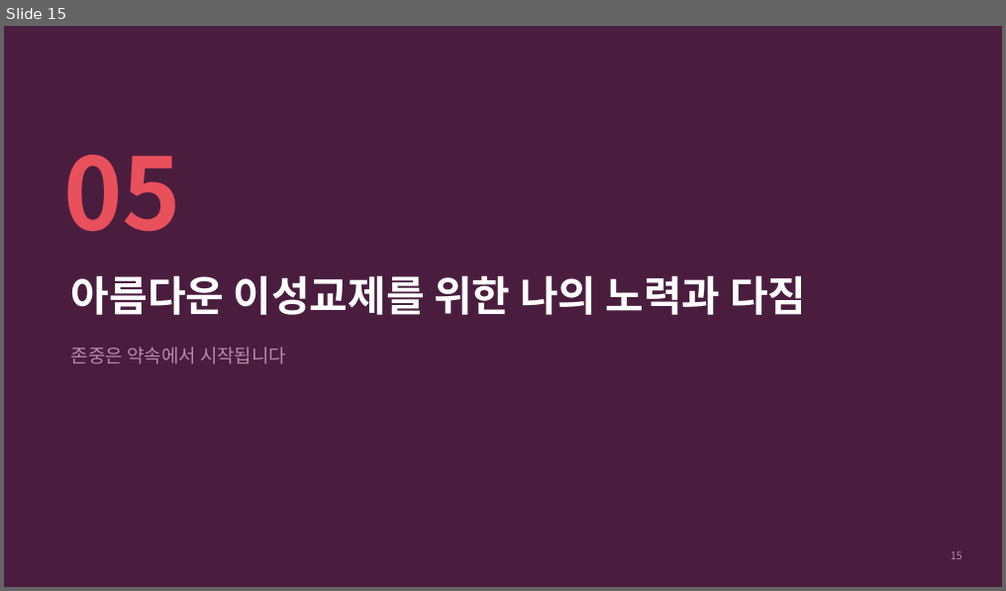
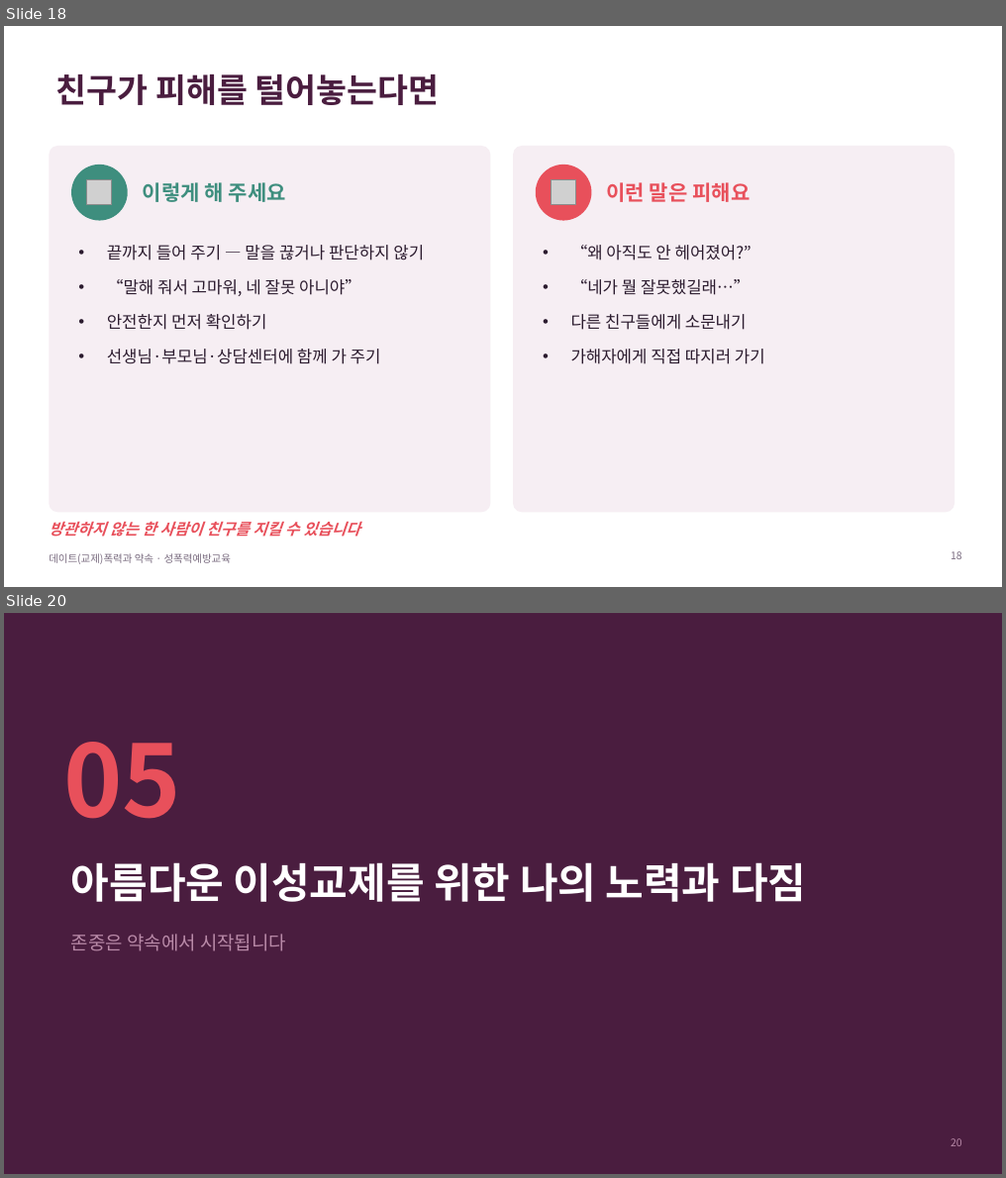
Before and after one commit to ash1234a/security-research-learning, a slide deck: 데이트폭력과_약속.pptx. Shown one above the other, each under a label of ours: slide 15 before the commit, slides 18 and 20 after it; the slides between them are not shown. The pictures are 1006x591 and 1006x1178 pixels, drawn with LibreOffice and Linux fonts; fonts in the diff are those of the drawing; grey boxes stand for pictures. Boxes give left, top, right and bottom in pixels: in the first picture for what was removed or moved away, otherwise in the second. Text is boxed around its words. In the diff, an @@ line names an element or a change of style, - is before the commit and + after.

```diff
--- a/데이트폭력과_약속.pptx
+++ b/데이트폭력과_약속.pptx
@@ slide 18 added at (4,26,1002,587), background #FFFFFF @@
@@ title added at (56,74,439,105), 32 pt, text #4A1D3F, bold @@
+친구가 피해를 털어놓는다면
@@ rounded rectangle added at (49,146,491,513), fill #F6EEF3 @@
@@ ellipse added at (71,165,128,221), fill #3E8E7E @@
@@ rounded rectangle added at (513,146,954,513), fill #F6EEF3 @@
@@ ellipse added at (536,165,592,221), fill #E8505B @@
@@ picture added at (87,180,112,205) @@
@@ text added at (143,182,286,202), 20 pt, text #3E8E7E, bold @@
+이렇게 해 주세요
@@ picture added at (551,180,576,205) @@
@@ text added at (607,182,749,202), 20 pt, text #E8505B, bold @@
+이런 말은 피해요
@@ text added at (107,245,424,365), 16 pt, text #2B1B2E @@
+• 끝까지 들어 주기 — 말을 끊거나 판단하지 않기
+• “말해 줘서 고마워, 네 잘못 아니야”
+• 안전한지 먼저 확인하기
+• 선생님·부모님·상담센터에 함께 가 주기
@@ text added at (571,245,765,365), 16 pt, text #2B1B2E @@
+• “왜 아직도 안 헤어졌어?”
+• “네가 뭘 잘못했길래…”
+• 다른 친구들에게 소문내기
+• 가해자에게 직접 따지러 가기
@@ text added at (49,522,360,537), 15 pt, text #E8505B, bold, italic @@
+방관하지 않는 한 사람이 친구를 지킬 수 있습니다
@@ text added at (49,554,231,565), 10 pt, text #7A6C80 @@
+데이트(교제)폭력과 약속 · 성폭력예방교육
@@ page number added at (950,552,962,560), 10 pt, text #7A6C80 @@
+18
@@ what was slide 15 is now slide 20 @@
@@ page number at (950,1139,962,1147): text changed @@
-15
+20
```
Also in this commit, not shown: 1 slide changed, 6 other slides added.
